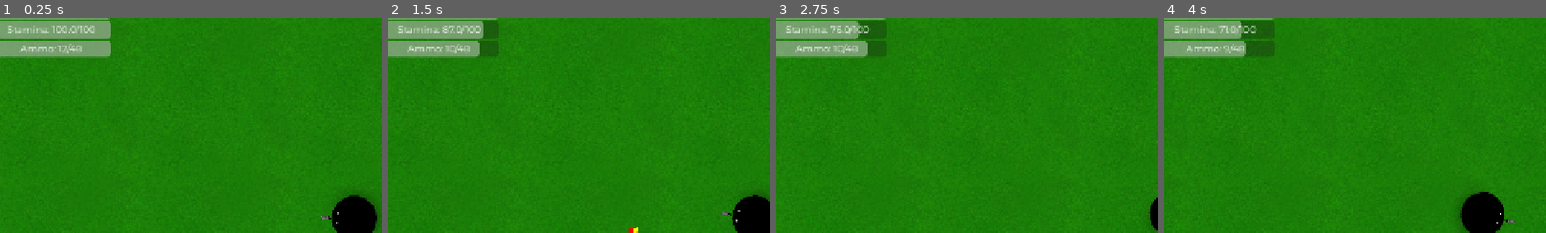
Above: before the commit, frames 1-4 (left to right).
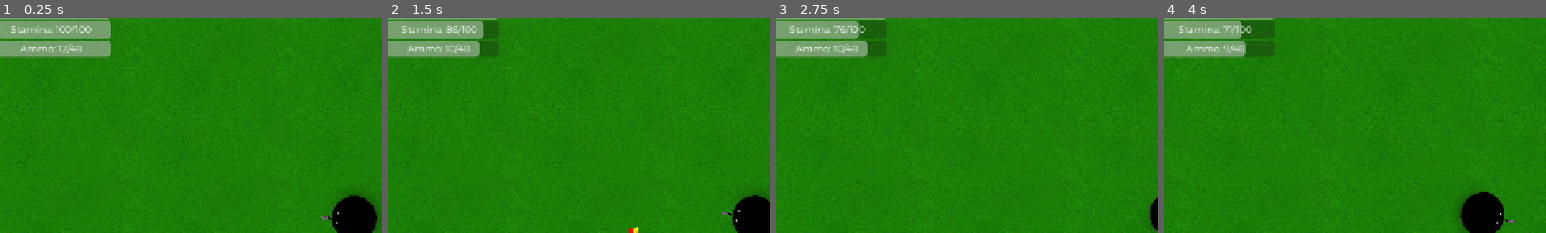
Above: after the commit, the same moments.

Repository: klodskateam/zurvival-remastered
Game: Godot game, scene res://game.tscn
Two runs of this game, one before a commit and one after it. Both use one fixed random seed, a clock stepped at 60 frames per second and the inputs below. This scene is started directly instead of the project's main scene.
Inputs (mouse positions are % of the whole screen's width and height, from its top left):
- Up to frame 1 (0.25 s): no input
- Up to frame 2 (1.5 s): tap Enter at 0.5 s; move the mouse to (72, 45) at 0.52 s; hold D (right) 0.53-1.25 s; hold Shift (run) 0.53-1.25 s; click (72, 45) at 0.67 s; drag from (30, 55) to (85, 38) at 1.27 s
- Up to frame 3 (2.75 s): move the mouse to (60, 28) at 2.02 s; hold D (right) from 2.03 s (still down); hold Shift (run) from 2.03 s (still down)
- Up to frame 4 (4 s): release D (right) at 2.75 s; release Shift (run) at 2.75 s; drag from (45, 70) to (20, 35) at 2.77 s; move the mouse to (80, 65) at 3.52 s; hold A (left) from 3.53 s (still down); hold Shift (run) from 3.53 s (still down)
The pictures show only the part of the screen within x 4-54%, y 4-54%; the shares and areas given below are measured in that part.

The runs differ from the first frame. In frame 1, 0.4% of the frame differs, in the area x 2-25%, y 3-8%; in frame 2, 0.4%; in frame 3, 0.4%; in frame 4, 0.4%.
Error in both runs: Invalid type in function 'set_locale' in base 'TranslationServer'. Cannot convert argument 1 from Nil to String. (res://global.gd:24)

Commit message:
фикс показа выносливости

Diff:
--- a/player.gd
+++ b/player.gd
@@ -42,7 +42,7 @@
 
 	score.text = str(SCORE)
 
-	kaktameto.text = tr("$stamina") + ": " + str(round(VINOSLIVOST)) + "/" + str(MAX_VINOSLIVOST)
+	kaktameto.text = tr("$stamina") + ": " + str(round(int(VINOSLIVOST))) + "/" + str(MAX_VINOSLIVOST)
 	kaktameto_bar.max_value = MAX_VINOSLIVOST
 	kaktameto_bar.value = VINOSLIVOST
 
